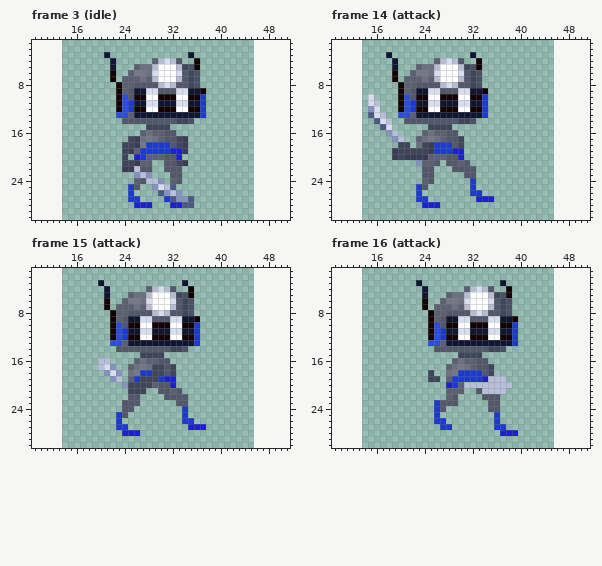
One commit to this pixel-art file: assets/sprites/robot.ase. That is the earlier state.
32x32 pixels, 19 frames. Colours within 5 levels of each other are drawn and written as one. Shown: frame 3 (idle): x 9..51, y 1..30; frame 14 (attack): x 9..51, y 1..30; frame 15 (attack): x 9..51, y 1..30; frame 16 (attack): x 9..51, y 1..30. The old version is drawn lined up with the new one, on the new canvas. The commit also changed other frames, which this record leaves out.
New version:
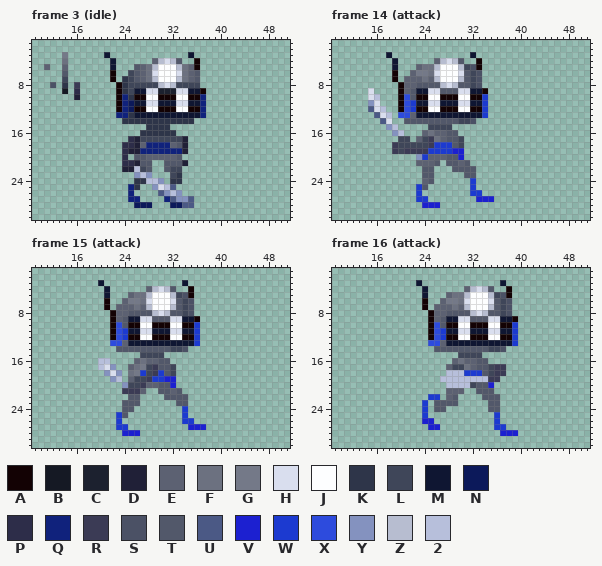
Palette (. is transparent): A #130204  B #151924  C #1c212f  D #202037  E #5c6172  F #6c7180  G #747988  H #d9deee  J #fdfeff  K #2e3549  L #3f4659  M #0f1632  N #0c195a  P #2d2d49  Q #10227c  R #3b3b55  S #4b5165  T #52586a  U #4b5985  V #1c20d0  W #1c3ad0  X #2d4bdd  Y #8492bf  Z #b7bdd0  2 #b7bfdb
The author wrote: moars Attack its finished the aniamtion
What changed:
canvas 32x32 -> 60x32, the old top-left corner now at 14,0
Frame 3 (idle):
y 3: x 14 . -> G
y 4: x 14 . -> F
y 5: x 11 . -> E; x 14 . -> E; x 26..27 EF -> TE; x 34..35 LS -> FE
y 6: x 14 . -> T; x 25..27 EGG -> LTE; x 34..36 TLS -> FET
y 7: x 14 . -> L; x 24..28 EEEFE -> KLTEF; x 34..36 TLS -> FET
y 8: x 12 . -> S; x 14 . -> K; x 16 . -> R; x 24..29 EETTTT -> KLLLLL; x 33..34 TT -> LL; x 36 S -> L
y 9: x 14 . -> B; x 16 . -> P; x 24..25 ET -> KL; x 30..32 TTT -> CCC
y 10: x 16 . -> D; x 24..25 XT -> QK; x 37 W -> Q
y 11..12: x 24..25 XW -> QN; x 37 W -> Q
y 13: x 23..25 XXE -> QQK; x 37 W -> Q
y 14: x 24..35 TTTTTTTTTLLS -> KKKKKKKKKKKK
y 15: x 28..31 LLLL -> KKKK
y 16: x 27..32 EFEETT -> KKKKKK
y 17: x 25..32 LRFGFETT -> PDLLLLLL; x 34 R -> D
y 18: x 24..34 LLRGWWWWTLR -> PPDEQQQQETD
y 19: x 24..34 LREWWWWWVVR -> PDDQQQQQQQD
y 20: x 24 L -> P; x 26..27 VW -> TT; x 31..33 TTV -> EET
y 21: x 24..28 LLREE -> PPDTT; x 33..34 LR -> TD
y 22: x 24..25 RR -> DD; x 27 T -> L; x 32..33 TT -> LL
y 23: x 32..33 TT -> LK
y 24: x 26..27 ET -> KK; x 32..33 ET -> KK
y 25: x 25..26 WT -> QK
y 26: x 25 W -> Q
y 27: x 25..26 WW -> QQ; x 31 W -> Q
y 28: x 26..28 VVV -> NNN; x 32..33 VV -> NN
Frame 14 (attack):
y 9: x 15 . -> H
y 10: x 16 . -> 2
y 11: x 15..16 H2 -> YH
y 12: x 15 Y -> U; x 17 . -> 2
y 13: x 15..18 UH2. -> .UH2
y 14: x 16..18 UH2 -> .UH
y 15: x 17..19 UH. -> .Y2
y 16: x 18..20 Y2. -> .Y2
y 17: x 19..21 Y2. -> .LL; x 24..25 FG -> LR
y 18: x 19 . -> R; x 22..23 .F -> LL
y 19: x 21..25 LLLLR -> RRRRW
y 20: x 19..24 RLRRRR -> ....YW
y 21: x 23 Y -> E
Frame 15 (attack):
y 17: x 28..30 FLL -> LRT
y 18: x 28..30 WLL -> LRW
y 19: x 26 W -> L; x 28..29 LL -> RW
y 20: x 27..28 LL -> RE
y 21: x 24..27 .LLL -> RRRE
Frame 16 (attack):
y 17: x 29..30 FG -> LL; x 36..37 .. -> RR
y 18: x 25 L -> .; x 28..30 FGW -> 222; x 36..37 .. -> RR
y 19: x 25..37 LL.EWWWWWV222 -> ..22222222RR.
y 20: x 28..30 VWE -> 222; x 32..38 2222222 -> LTTV...
y 21: x 34..37 2222 -> TT..
y 22: x 25..26 .. -> WW
y 23..24: x 24 . -> W; x 26 W -> T
y 25: x 24 . -> W; x 26 W -> .
y 26: x 24..27 ..WW -> VV..
y 27: x 25..28 ..WW -> VV..
Changed places in both pictures, as pixel boxes (x1, y1, x2, y2):
added: (44, 52, 80, 100)
changed: (116, 64, 206, 208)
changed: (368, 88, 434, 166)
changed: (122, 364, 164, 394)
changed: (422, 364, 512, 430)
